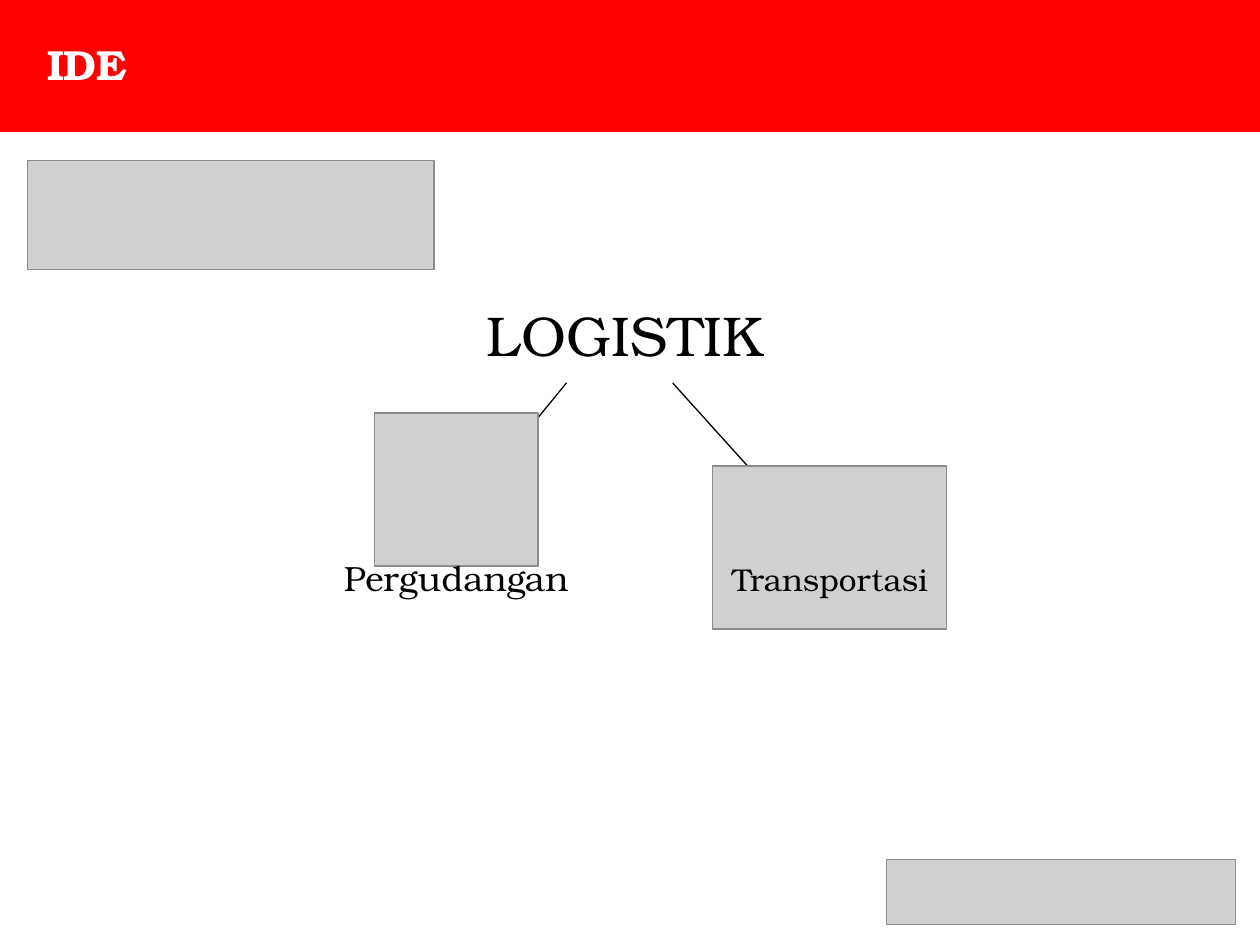
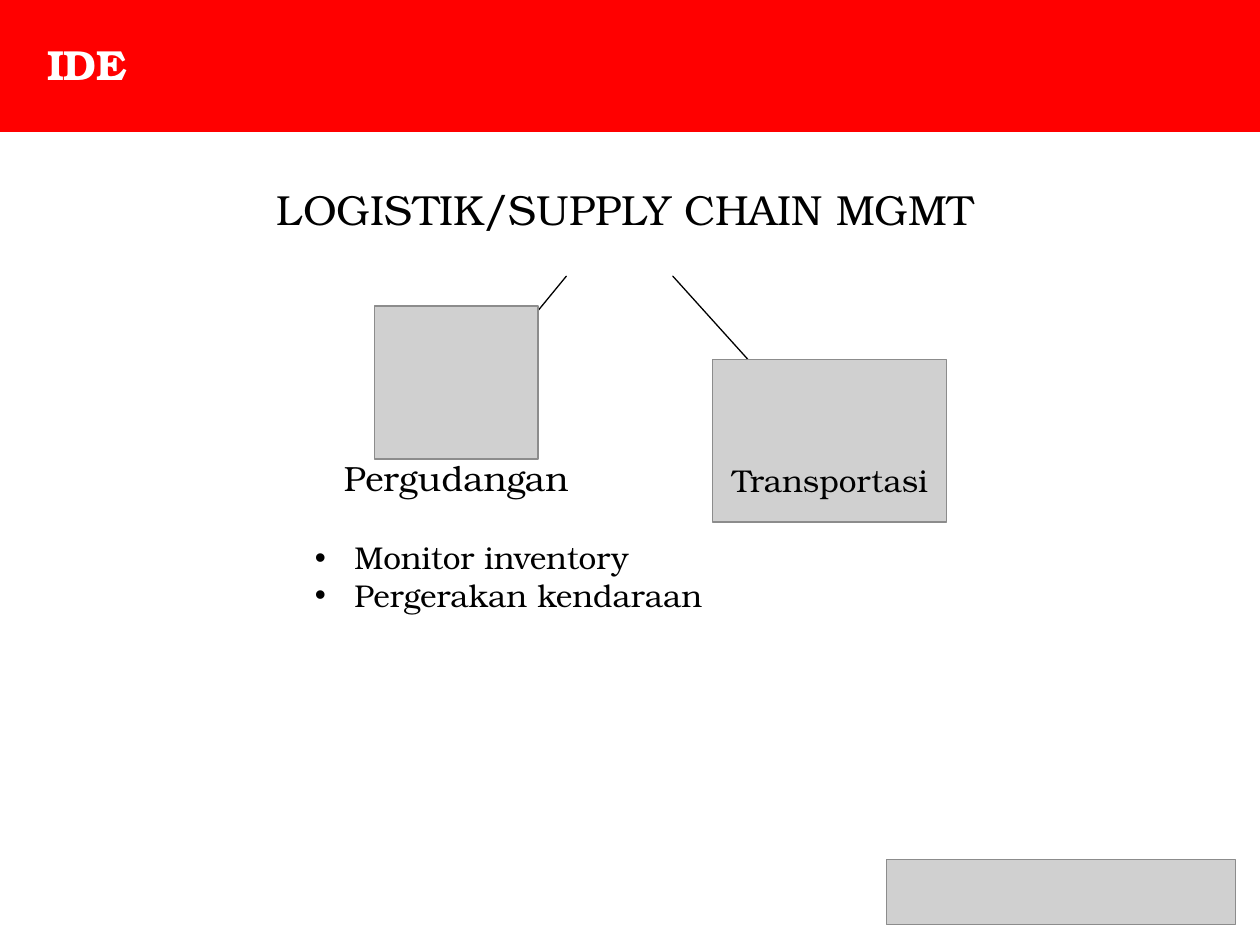
Before and after one commit to aryonp/hai, a slide deck: slide 4 of PRESENTASI.pptx (slide 3 before the commit). Drawn at 1260x945 pixels with LibreOffice and Linux fonts; fonts in the diff are those of the drawing; grey boxes stand for pictures. Boxes give left, top, right and bottom in pixels: in the first picture for what was removed or moved away, otherwise in the second. Text is boxed around its words. In the diff, an @@ line names an element or a change of style, - is before the commit and + after.

```diff
--- a/PRESENTASI.pptx
+++ b/PRESENTASI.pptx
@@ picture removed at (x1=28, y1=161, x2=435, y2=271) @@
@@ text at (x1=277, y1=195, x2=973, y2=231): text changed; size 32 to 24 pt @@
-LOGISTIK
+LOGISTIK/SUPPLY CHAIN MGMT
@@ 2 pictures, 2 arrows moved together from (x1=374, y1=383, x2=946, y2=629) to (x1=374, y1=276, x2=946, y2=522) @@
@@ text "Pergudangan" moved from (x1=344, y1=558, x2=569, y2=600) to (x1=344, y1=458, x2=569, y2=500) @@
@@ text "Transportasi" moved from (x1=732, y1=569, x2=928, y2=598) to (x1=732, y1=470, x2=928, y2=499) @@
@@ text added at (x1=354, y1=547, x2=702, y2=615), 18 pt, text #000000 @@
+• Monitor inventory
+• Pergerakan kendaraan
```
Also in this commit, not shown: 3 other slides changed, 3 slides added, 1 slide removed, 1 other file.
